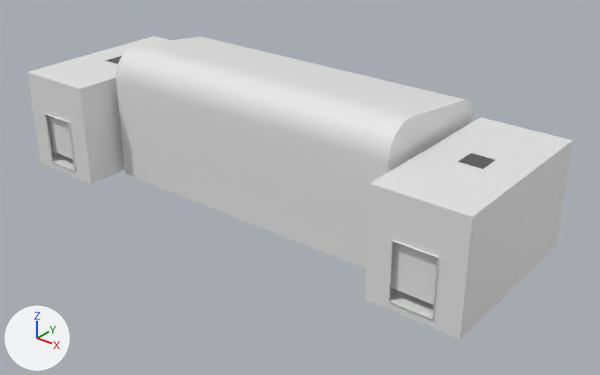
Two versions of the FBX model Assets/Prefabs/Rooms/TransitionalRoom.fbx, one commit apart.
Camera for both pictures: a 50 mm lens placed at (81.2, -79.5, 42.3), pointed at (29.0, -14.2, 1.9). Lighting does not change. The marker at lower left points along +X, +Y and +Z. The first picture is the older version. Where no turn or scale is listed for an object, it has been applied to the vertices.

Names of what the first picture shows: 'F1_STransitionalRoom_Hitbox1-1', 'F1_STransitionalRoom_Hitbox1-2', 'F1_STransitionalRoom_Hitbox1-3', 'F2_TR_Trigger2-2', 'F2_TR_Trigger3-2', 'F2_TransitionalRoom1', 'F2_TransitionalRoom2', 'F2_TransitionalRoom3' and 2 more.
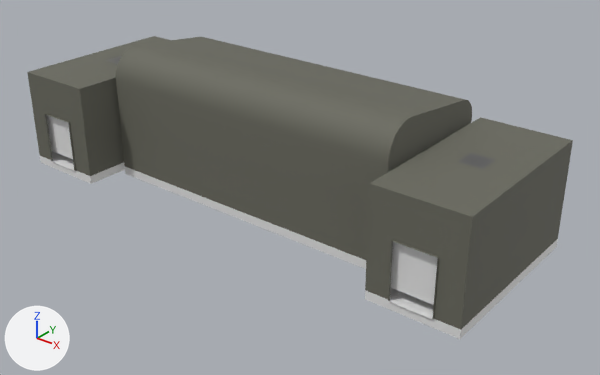
Where the change shows, as pixel boxes [x1, y1, x2, y2] in the pictures (600 x 375 px):
part 1 of me_cube_336, recoloured (white to dark grey): [116, 37, 472, 260] in both
part 2 of me_cube_156, recoloured (white to dark grey): [27, 36, 170, 176] in both
part 3 of me_cube_152, recoloured (white to dark grey): [365, 117, 573, 330] in both

The edits, one by one:
Material 'CR_ConcreteWall' (mat_cr_concretewall) is new.
Its base color is (0.141, 0.141, 0.112) (dark grey #69695e).
Its roughness is 0.75.
Material 'StaisrRoom_Concrete' (mat_staisrroom_concrete) is new.
Its base color is (0.8, 0.8, 0.8) (white #e7e7e7).
Its roughness is 0.75.
me_cube_336 has 72 vertices, 48 faces and spans x -19.2..19.2, y -11.0..5.0, z -12.8..1.8.
me_cube_336 is used by ob_f2_transitionalroom1; location (25.0, -9.0, 12.76).
me_cube_336 part 1: all 43 faces centred in x -19.1..19.1, y -11.0..5.0, z -9.6..1.8 switch from no material to mat_cr_concretewall (dark grey #69695e).
me_cube_336 gains material mat_staisrroom_concrete (white #e7e7e7).
me_cube_156 has 52 vertices, 48 faces and spans x -30.0..-19.8, y -15.7..5.0, z -12.8..-1.8.
me_cube_156 is used by ob_f2_transitionalroom3; location (25.0, -9.0, 12.76).
me_cube_156 part 2: all 37 faces centred in x -30.0..-19.9, y -15.6..5.0, z -9.6..-1.8 switch from no material to mat_cr_concretewall (dark grey #69695e).
me_cube_156 gains material mat_staisrroom_concrete (white #e7e7e7).
me_cube_152 has 52 vertices, 48 faces and spans x 19.8..30.0, y -15.7..5.0, z -12.8..-1.8.
me_cube_152 is used by ob_f2_transitionalroom2; location (25.0, -9.0, 12.76).
me_cube_152 part 3: all 37 faces centred in x 19.9..30.0, y -15.6..5.0, z -9.6..-1.8 switch from no material to mat_cr_concretewall (dark grey #69695e).
me_cube_152 gains material mat_staisrroom_concrete (white #e7e7e7).
